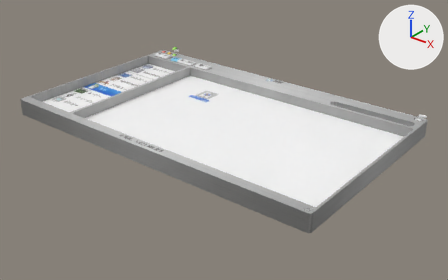
An edit to the Blender file Assets/Models/Windows/finder/10.3/Finder10.3.blend, drawn before and after from the same camera.
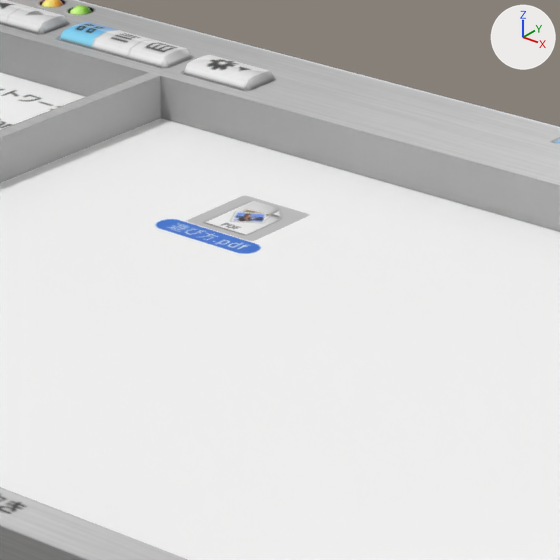
Each version appears first whole from a camera (50 mm lens) standing at (36.07, -43.87, 24.94) and looking at (0.94, 0.05, -2.29), and next in a close-up on the part from 35% to 60% of the width and 19% to 58% of the height. Arrows for +X, +Y and +Z are at upper right; the lights stay in place. The last two pictures show the newer version.

The first close-up shows '平面.001', '平面.002' and 2 more.
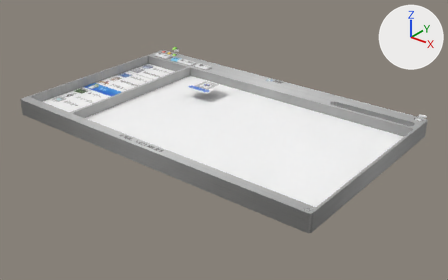
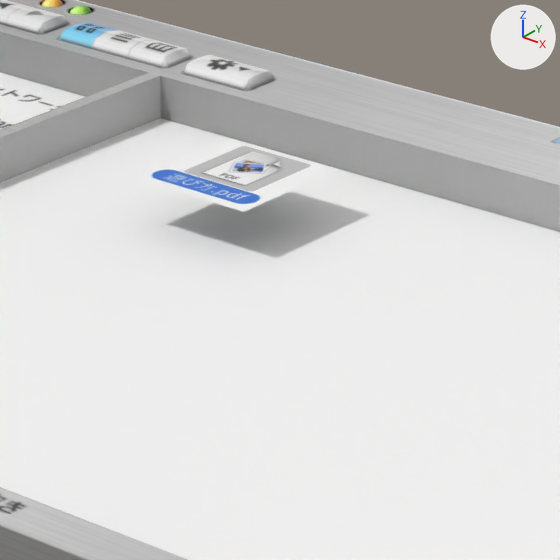
What changed in the scene script:
```text
Change ob_平面_002:
    ob_平面_002.location: (-4.77, 3.86, -0.17) -> (-4.77, 3.86, 0.95)
```

Pixel boxes [x1, y1, x2, y2] of what changed, in the close-ups (560 x 560 px):
'平面.002', moved
    before: [135, 187, 338, 263]
    after: [134, 138, 339, 212]
